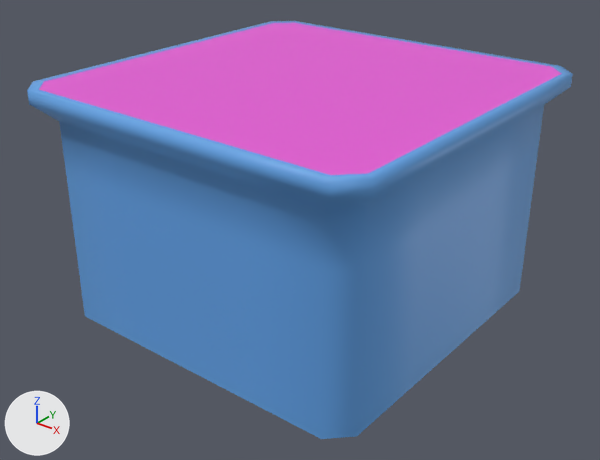
Renders of the FBX model Assets/Models/BASE.fbx from each side of a commit.
The view is the same before and after, from a 50 mm lens placed at (37.5, -47.7, 16.8), pointed at (0.4, -1.3, -12.0). Lighting does not change. The marker at lower left points along +X, +Y and +Z.

Objects in the first picture: 'GEO.PLATFORM_low'.
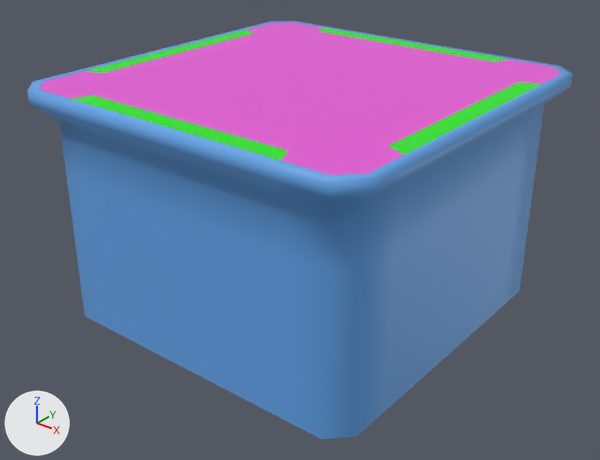
Edits to the bpy script that builds the scene:
```text
Add mat_mat_water:
    mat_mat_water = principled_material('MAT.WATER')
    mat_mat_water.base_color = (0.0149, 0.8, 0.00659)  # green #21e713
Change me_cube_015:
    used by ob_geo_platform_low; location = (0.0, 0.0, 0.0)
    remove me_cube_015.from_pydata(...)  # 209 vertices, 196 faces; spans x -15.0..15.0, y -15.0..15.0, z -18.8..0.0
    add me_cube_015.from_pydata(...)  # 289 vertices, 268 faces; spans x -15.0..15.0, y -15.0..15.0, z -18.8..0.0
    me_cube_015 part 1
    76 faces are deleted
    32 vertices are added at x -14.3..14.3, y -15.0..15.0, z -1.0..0.0
    20 new vertices lie (0.0, 3.2, 0.0) away from vertices in x -13.6..13.6, y -12.0..5.6, z -18.8..-2.4
    10 new vertices lie (-3.1, 0.0, 0.0) away from vertices in x 12.0, y -13.6..13.6, z -18.8..-2.4
    10 new vertices lie (3.1, 0.0, 0.0) away from vertices in x -12.0, y -13.6..13.6, z -18.8..-2.4
    8 new vertices lie (0.0, 3.9, 0.0) away from vertices in x -15.0..15.0, y -13.4..5.6, z -1.0..0.0
    112 new faces join them, mat_mat_side (blue #63a4e7)
    28 new faces join them, mat_mat_top (pink #e759d7)
    8 new faces join them, mat_mat_water (green #21e713)
    me_cube_015 part 2: 8 faces spanning x -14.3..14.3, y -14.3..14.3, z 0.0 switch from mat_mat_top (pink #e759d7) to mat_mat_water (green #21e713)
```

Location of each change, [x1, y1, x2, y2] in pixels of the pictures (600 x 460 px):
part 1 of me_cube_015, built on
    both: [27, 21, 573, 439]
part 2 of me_cube_015, recoloured (pink to green)
    both: [104, 33, 519, 147]
